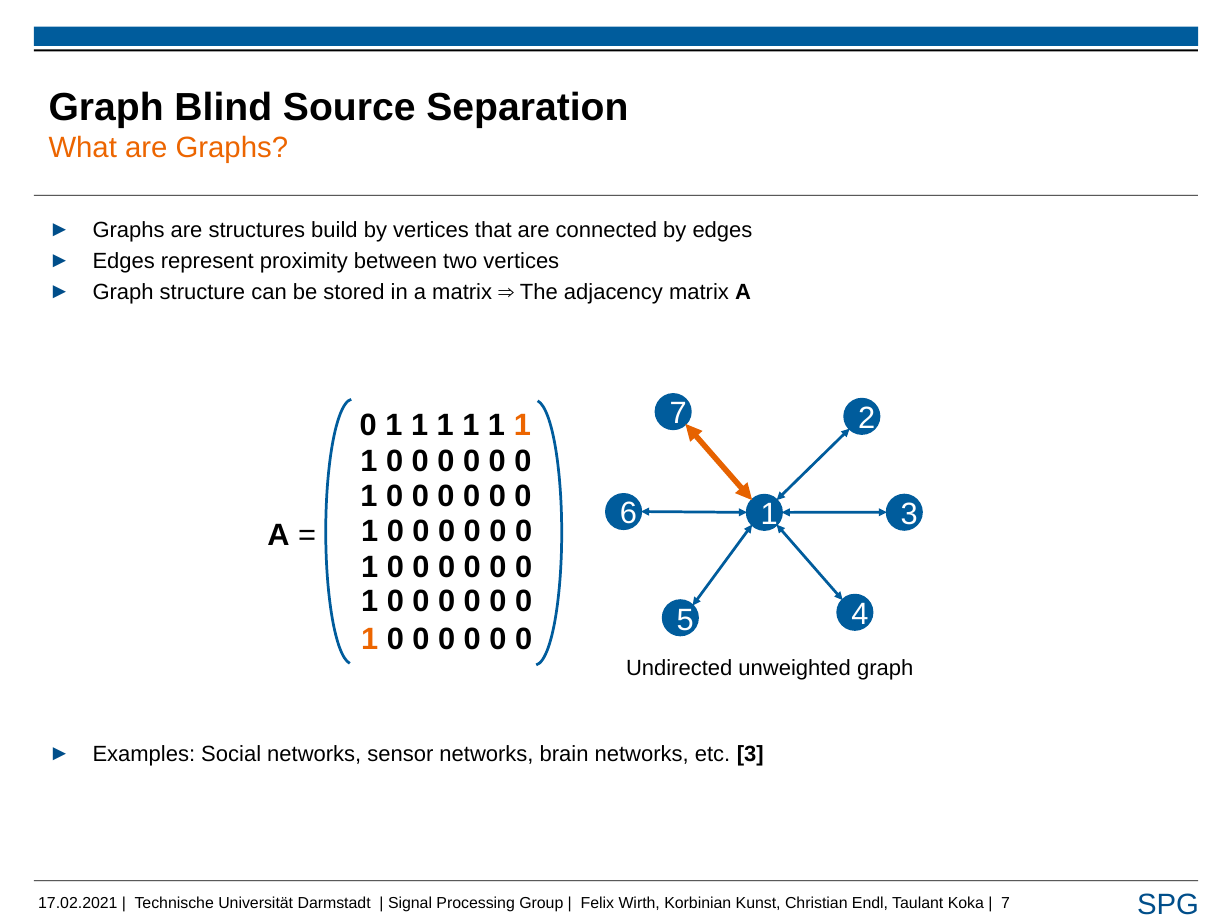
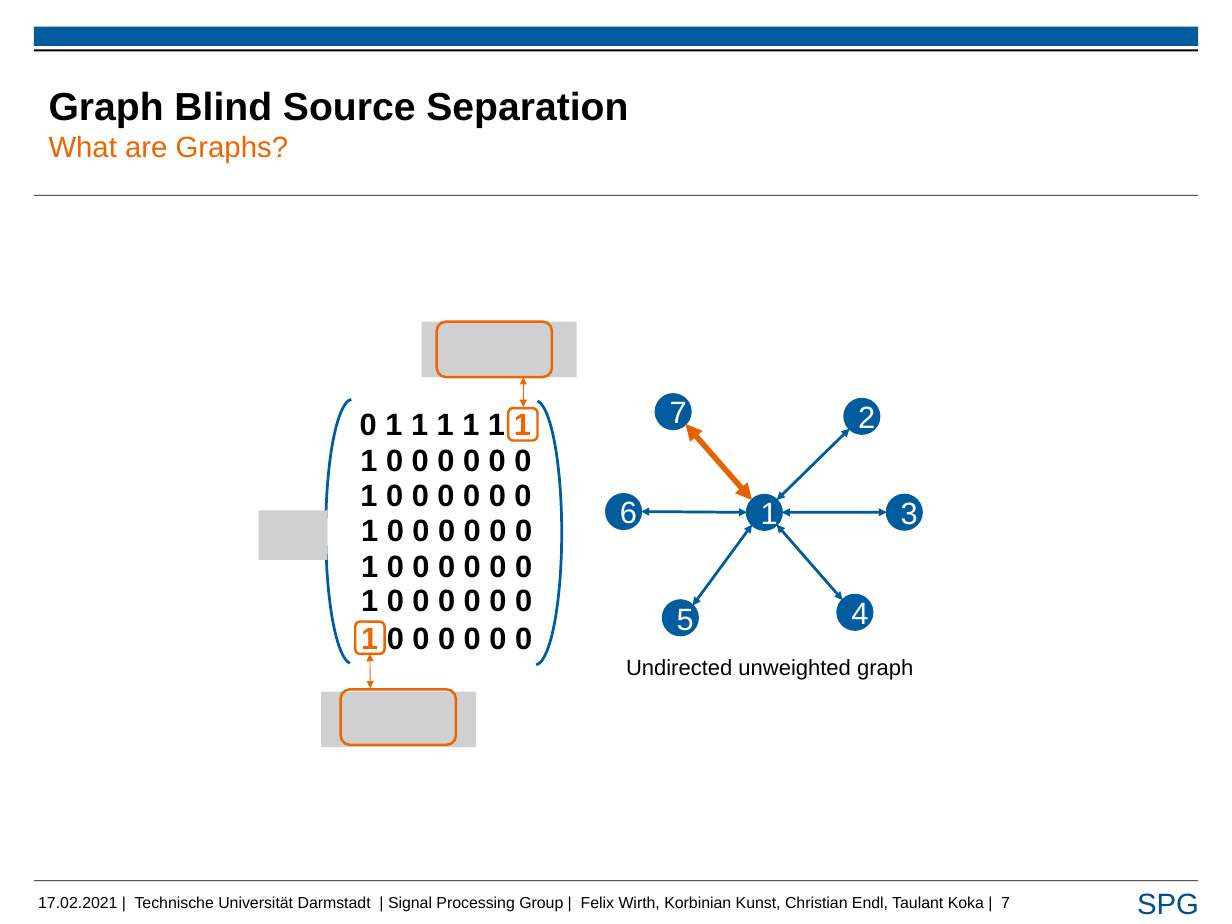
Before and after one commit to FelixUniDa/EEG-Project, a slide deck: slide 7 of Presentation/Taulant_pres_rsp.pptx. Drawn at 1232x924 pixels with LibreOffice and Linux fonts; fonts in the diff are those of the drawing; grey boxes stand for pictures; background and template pictures are left out. Boxes give left, top, right and bottom in pixels: in the first picture for what was removed or moved away, otherwise in the second. Text is boxed around its words. In the diff, an @@ line names an element or a change of style, - is before the commit and + after.

```diff
--- a/Presentation/Taulant_pres_rsp.pptx
+++ b/Presentation/Taulant_pres_rsp.pptx
@@ text removed at bbox=[93, 221, 764, 766] @@
-► Graphs are structures build by vertices that are connected by edges
-► Edges represent proximity between two vertices
-► Graph structure can be stored in a matrix ⇒ The adjacency matrix A
-► Examples: Social networks, sensor networks, brain networks, etc. [3]
@@ picture added at bbox=[422, 321, 576, 377] @@
@@ rounded rectangle added at bbox=[436, 321, 552, 377], outline #EC6500 2 pt @@
@@ double arrow added from (524, 378) to (524, 407), #EC6500 0.75 pt @@
@@ rounded rectangle added at bbox=[509, 408, 538, 441], outline #EC6500 2 pt @@
@@ picture added at bbox=[259, 510, 326, 560] @@
@@ text removed at bbox=[267, 523, 289, 545] @@
-A =
@@ rounded rectangle added at bbox=[356, 621, 385, 654], outline #EC6500 2 pt @@
@@ double arrow added from (370, 654) to (370, 688), #EC6500 0.75 pt @@
@@ rounded rectangle added at bbox=[341, 689, 456, 744], outline #EC6500 2 pt @@
@@ picture added at bbox=[321, 692, 476, 747] @@
```
Also in this commit, not shown: 14 other slides changed.
